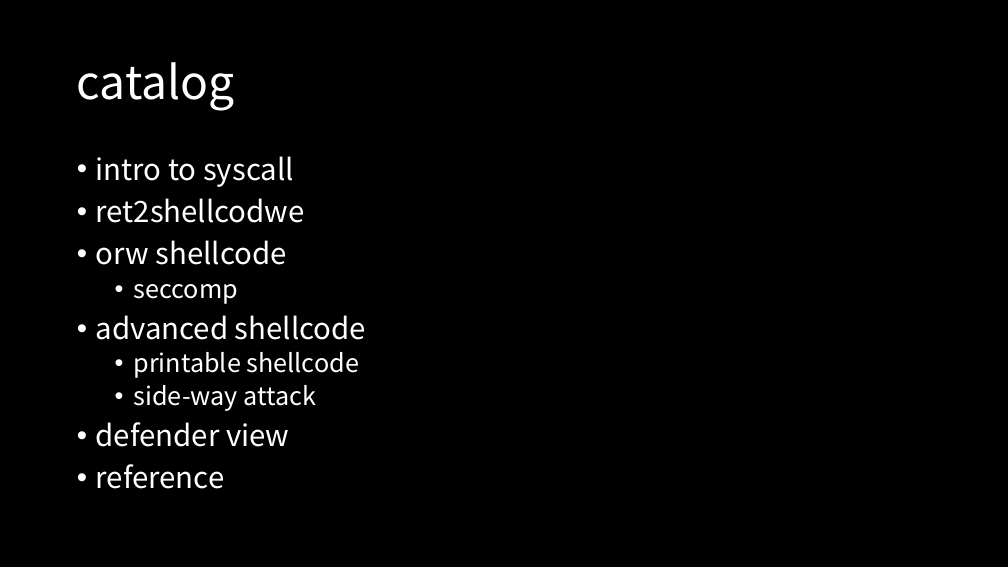
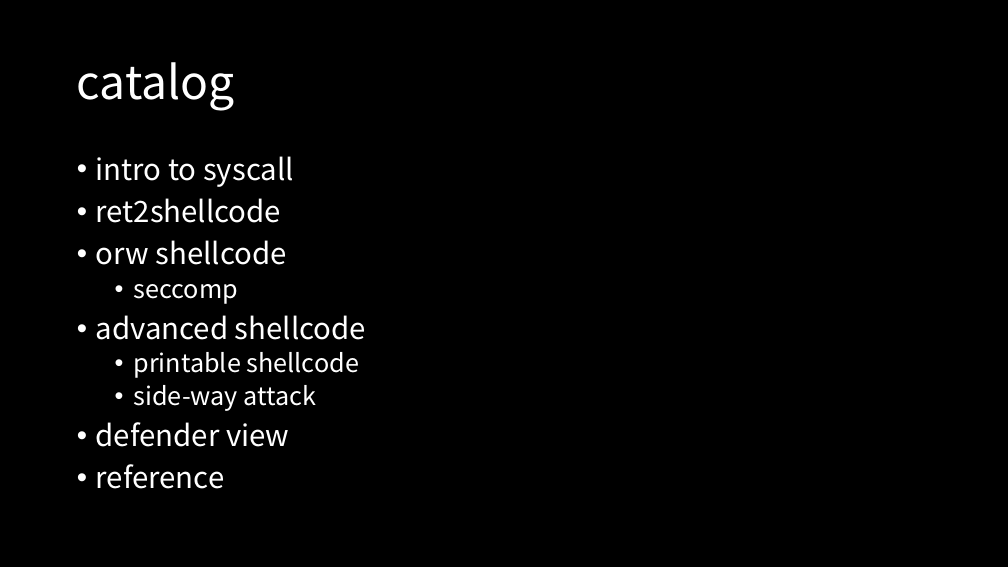
Before and after one commit to 7Hxz233/Lilac_2020_summer_pwn, a slide deck: slide 2 of slides/2-shellcode.pptx. Drawn at 1008x567 pixels with LibreOffice and Linux fonts; fonts in the diff are those of the drawing. Boxes give left, top, right and bottom in pixels: in the first picture for what was removed or moved away, otherwise in the second. Text is boxed around its words. In the diff, an @@ line names an element or a change of style, - is before the commit and + after.

Commit message:
update: shellcode, fmt_str

```diff
--- a/slides/2-shellcode.pptx
+++ b/slides/2-shellcode.pptx
@@ text at [96,198,281,223]: text changed @@
-• ret2shellcodwe
+• ret2shellcode
```
Also in this commit, not shown: 4 other slides changed, 3 other files.
